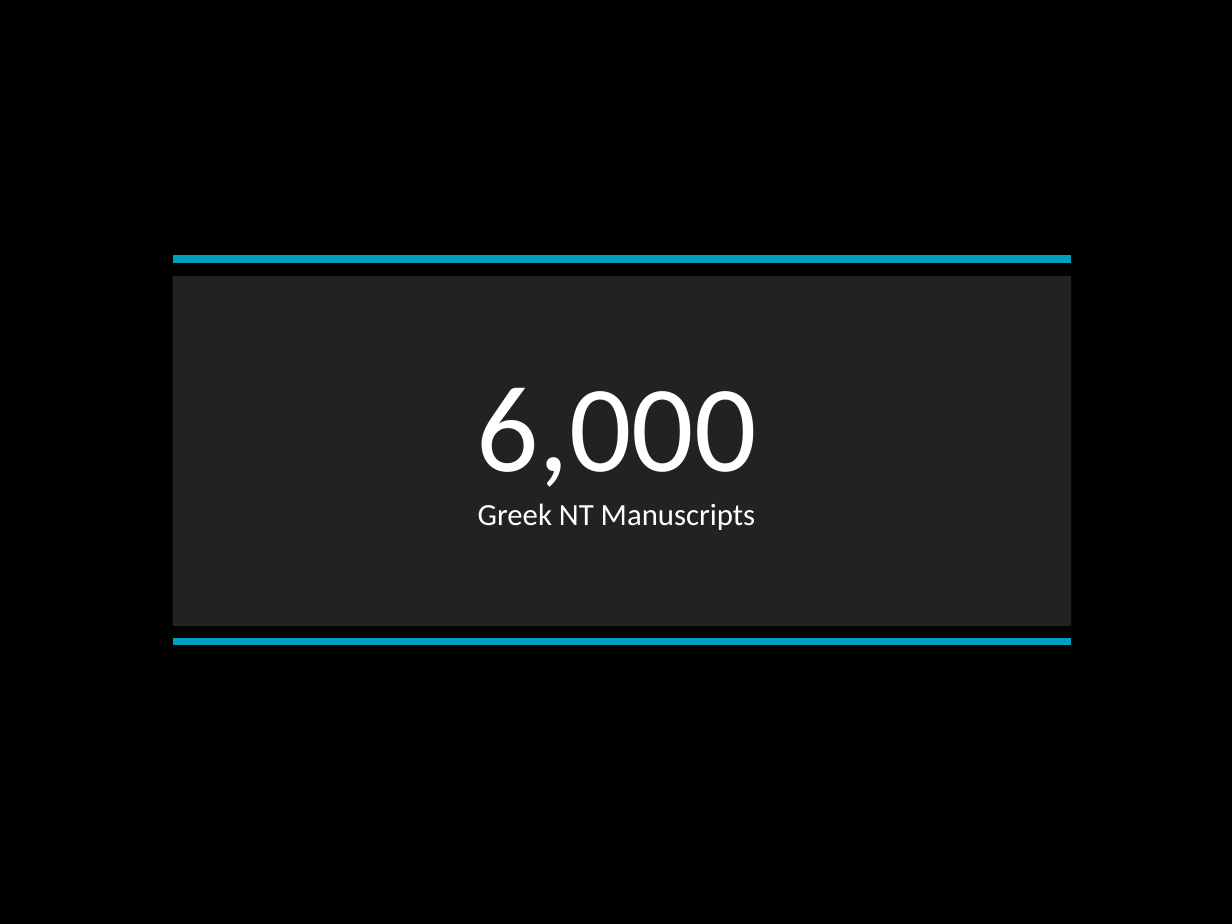
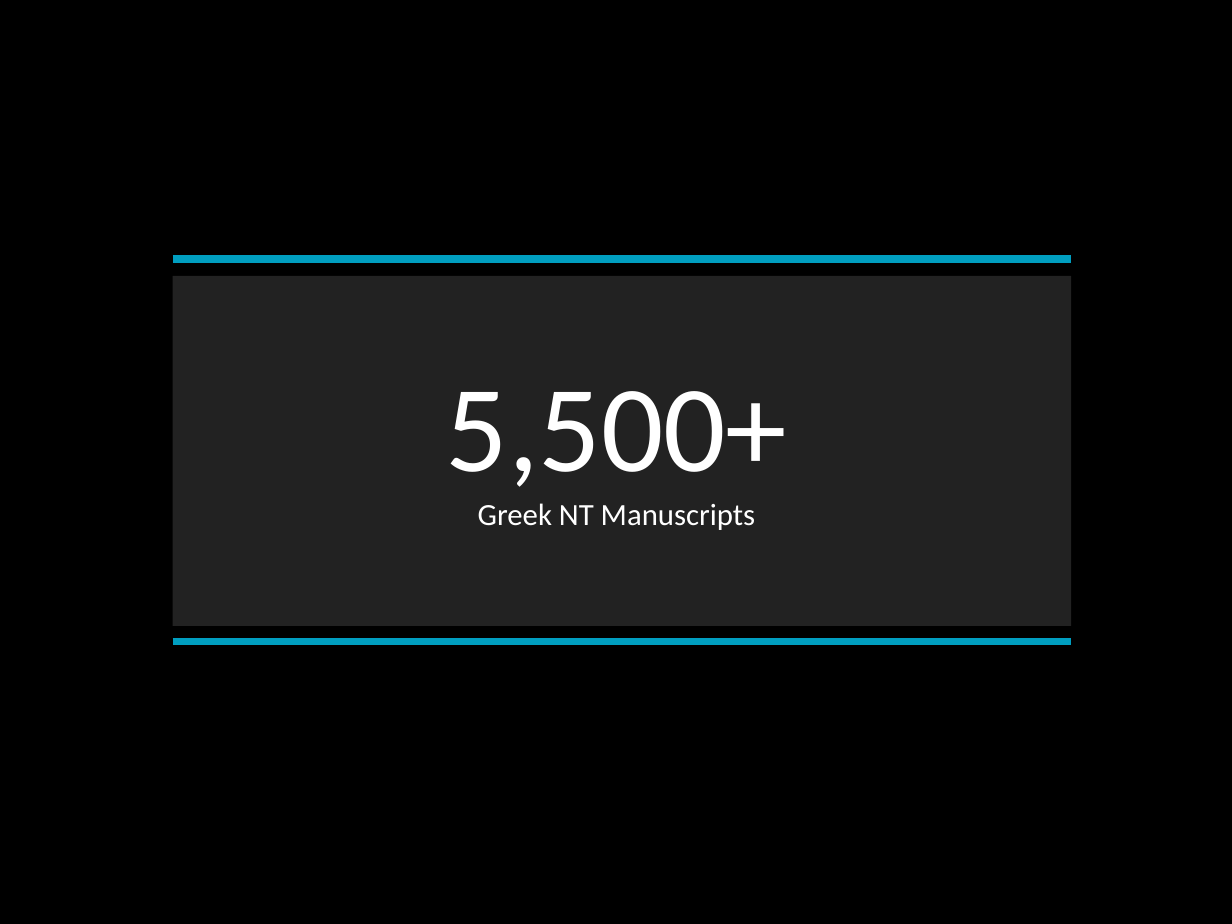
Before and after one commit to LukeMurphey/Ai1L, a slide deck: slide 32 of companion-website/public/files/Template.pptx (slide 29 before the commit). Drawn at 1232x924 pixels with LibreOffice and Linux fonts; fonts in the diff are those of the drawing. Boxes give left, top, right and bottom in pixels: in the first picture for what was removed or moved away, otherwise in the second. Text is boxed around its words. In the diff, an @@ line names an element or a change of style, - is before the commit and + after.

```diff
--- a/companion-website/public/files/Template.pptx
+++ b/companion-website/public/files/Template.pptx
@@ text at [446,391,787,487]: text changed @@
-6,000
+5,500+
```
Also in this commit, not shown: 1 other slide changed, 3 slides added, 9 other files.
